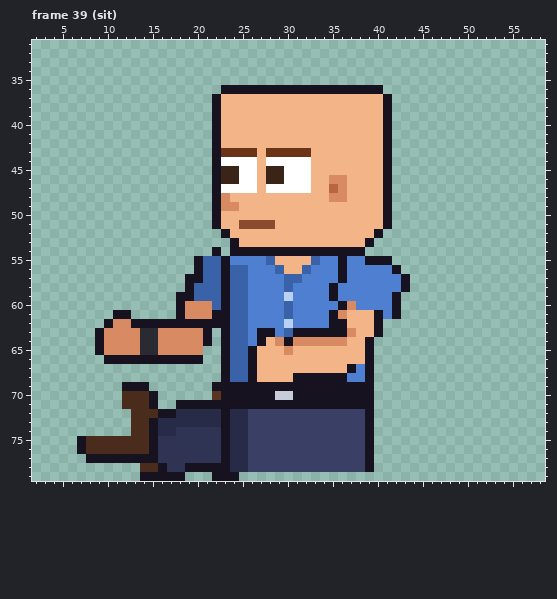
Pixel-art file -- sprites/custom/custom_intern_bald_left_anim.aseprite. The first picture shows the starting point.
64x80 pixels, 85 frames. Colours within 5 levels of each other are drawn and written as one. Shown: frame 39 (sit): x 2..58, y 31..79. The commit also changed other frames, which this record leaves out.
Now the later version:
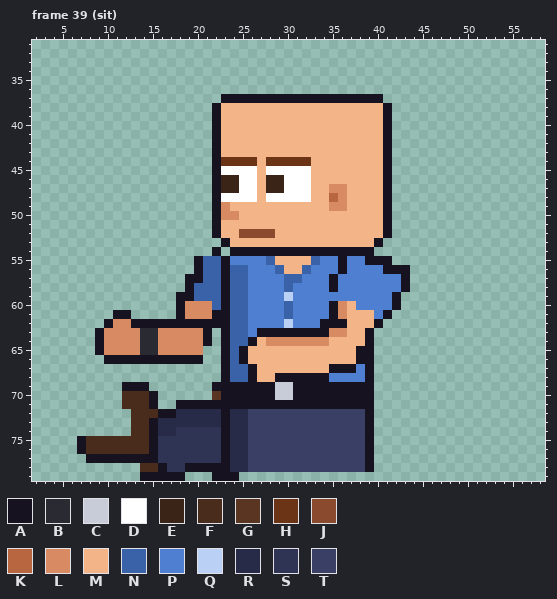
Palette (. is transparent): A #17121f  B #2a2a33  C #c8ccd8  D #ffffff  E #3a2418  F #4a2c1c  G #5a3522  H #6b3416  J #8a4a2e  K #b8663f  L #d88a62  M #f3b488  N #3a62a8  P #4f7fd0  Q #bbd0f5  R #272b48  S #2f3354  T #3a3f66
The exact change:
Changed rows in their new state; - is an unchanged pixel.
Frame 39 (sit), layers "Face", "Near Arm", "Body":
first column x 22:
36 -..................-
37 .AAAAAAAAAAAAAAAAAA.
first column x 22:
43 -MMMM-MMMMM-----------
44 -HHHH-HHHHH-----------
45 -DD---DD--------------
46 -------------MM-------
47 -EE---EE-----L--------
48 -DDDD-DDDDD--K--------
49 --M----------LL-------
50 -LL-------------------
51 ---MMMM---------------
52 AM-JJJJ-----------MA--
53 -AM--------------MA---
54 -----------------A----
56 -------------------A-A
57 -------------AP-------
59 -------------P--------
60 -------------ALM------
61 ------------------PA.-
62 ------------A---------
63 -------AA----LLM-A.---
64 ----AML-L----MM-------
65 ---AM---M-------A-----
66 ---AM-----------A-----
67 -------------AA-------
68 -------AA----PP-------
69 -------CC-------------
